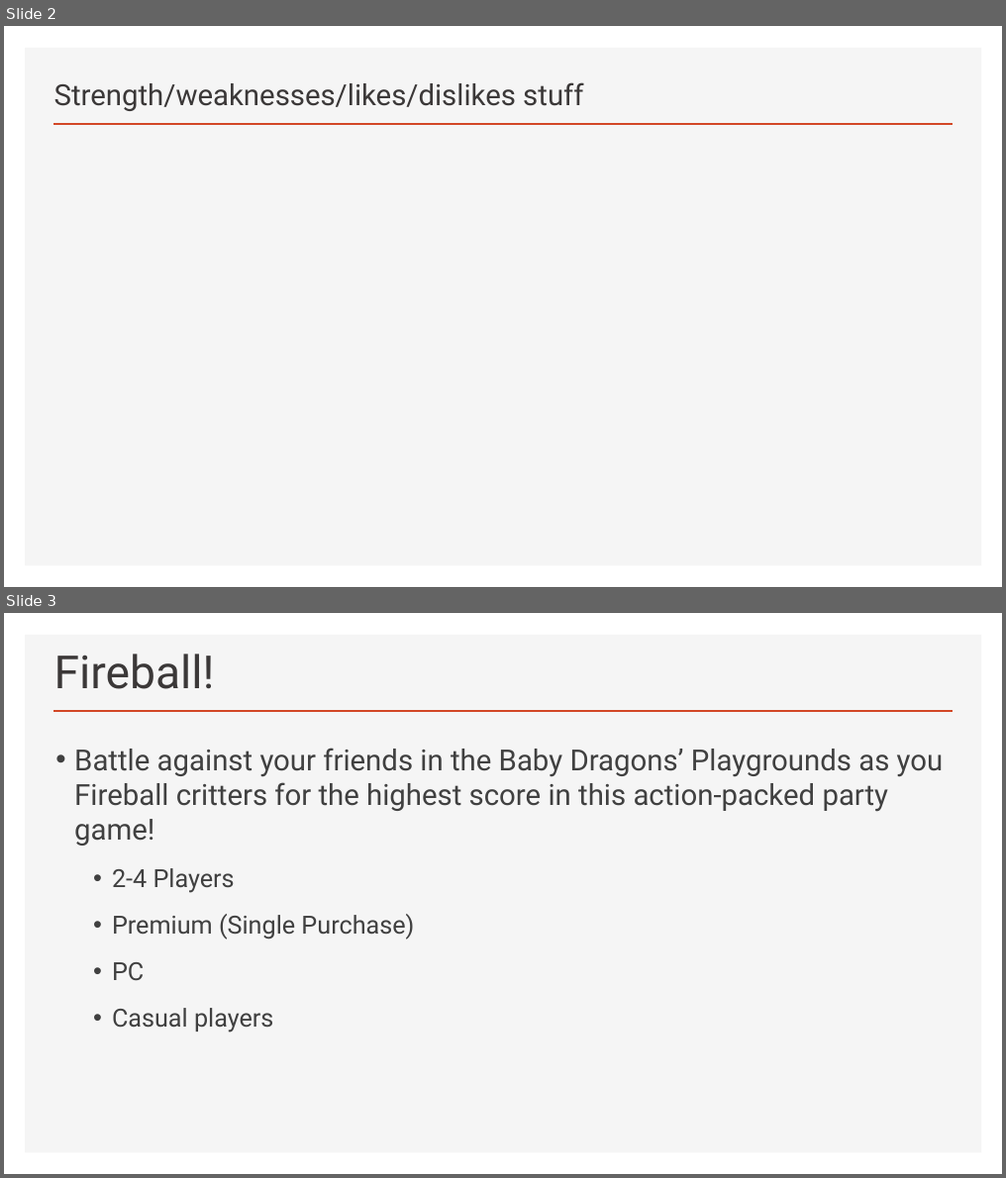
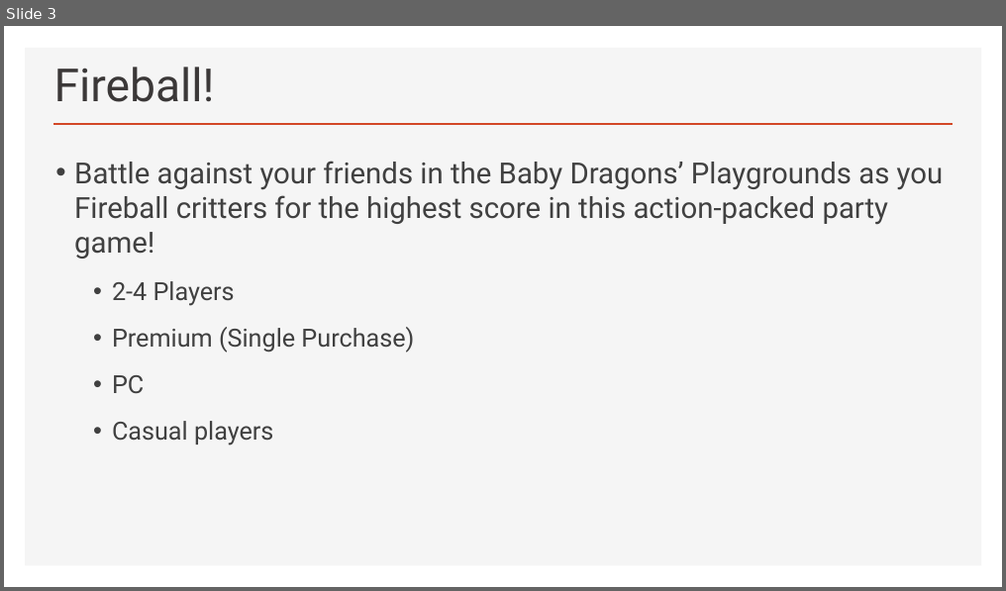
Before and after one commit to glittika-gerdmanee/1st-Year-Group-Major-Project, a slide deck: Documents/Fermata - Concepts for Client.pptx. Shown one above the other, each under a label of ours: slides 2 and 3 before the commit, slide 3 after it. The pictures are 1006x1178 and 1006x591 pixels, drawn with LibreOffice and Linux fonts; fonts in the diff are those of the drawing. Boxes give left, top, right and bottom in pixels: in the first picture for what was removed or moved away, otherwise in the second. Text is boxed around its words. In the diff, an @@ line names an element or a change of style, - is before the commit and + after.

```diff
--- a/Documents/Fermata - Concepts for Client.pptx
+++ b/Documents/Fermata - Concepts for Client.pptx
@@ slide 2 removed at (4, 26, 1002, 587), background #FFFFFF; not listed: 2 template elements that a slide beside it also shows @@
@@ title removed at (54, 82, 583, 111) @@
-Strength/weaknesses/likes/dislikes stuff
```
Also in this commit, not shown: 6 slides changed, 1 slide added, 1 other file.
